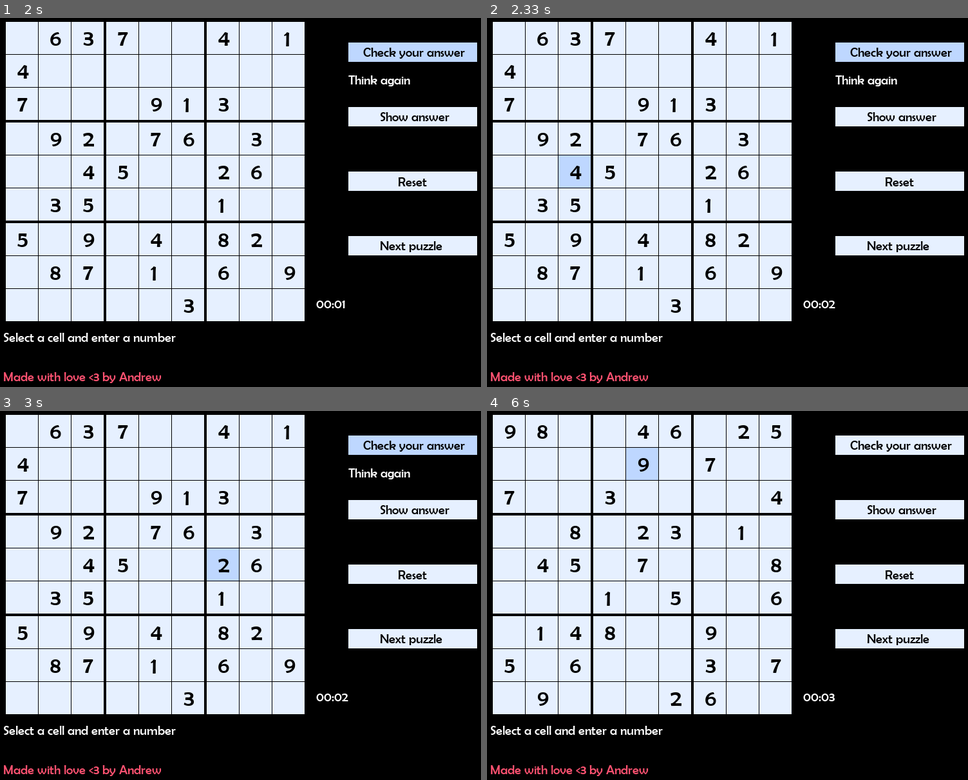
Above: before the commit, frames 1-4 (two rows, left to right).
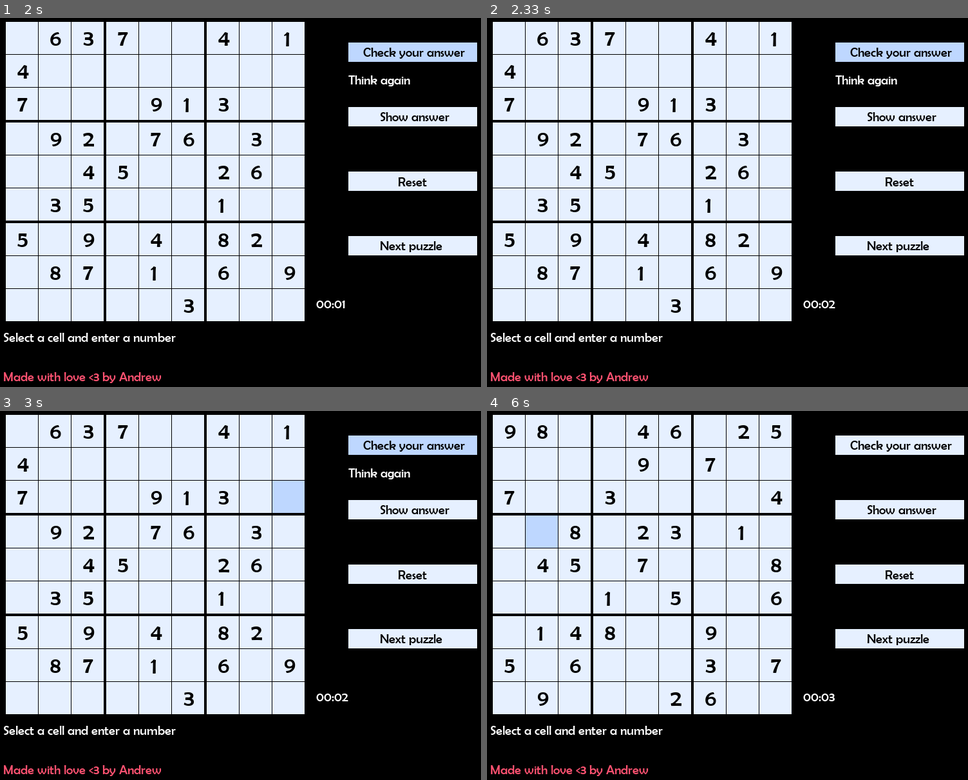
Above: after the commit, the same moments.

Repository: bafyle/Sudoku-game-using-Pygame
Game: pygame game, started from sudoku.py
The game is run twice, just before and just after one commit, with the same random seed, the same clock (stepped at 60 frames per second) and the same inputs.
Inputs (mouse positions are in pixels of both pictures, inside the frame that each line leads up to):
- Up to frame 1 (2 s): click (413, 117) at 0.38 s; click (57, 165) at 0.72 s; click (413, 246) at 1.05 s; click (413, 180) at 1.38 s; click (413, 51) at 1.72 s
- Up to frame 2 (2.33 s): click (588, 180) at 2.05 s
- Up to frame 3 (3 s): click (298, 495) at 2.38 s; click (211, 573) at 2.72 s
- Up to frame 4 (6 s): click (924, 643) at 3.05 s; click (588, 518) at 3.38 s; click (862, 595) at 3.72 s; click (631, 573) at 4.05 s; click (612, 654) at 4.38 s; click (563, 584) at 4.72 s; click (684, 506) at 5.05 s; click (544, 529) at 5.38 s; click (636, 451) at 5.72 s

Frame 1 is identical in both runs. In frame 2, 0.5% of the frame differs, in the area x 14-22%, y 37-46%; in frame 3, 1.1%, in the area x 42-64%, y 18-46%; in frame 4, 1.1%.

Commit message:
added a board class
the board class is now handling anything related to the board

Diff:
--- a/sudoku.py
+++ b/sudoku.py
@@ -11,7 +11,7 @@
           "And make sure these files are in the same directory: puzzleSolver.py, puzzles folder")
     quit(1)
 
-# cell class wich is a rectangle with some attributes
+# cell class which is a rectangle with some attributes
 class cell(object):
     def __init__(self, number: int, attributes: tuple, win: pygame.Surface):
         self.number = number
@@ -167,45 +167,42 @@
         self.closeConnection()
         # we didn't use this function since we only read from the database
 
-def initializeBoard(puzzleList: list, win: pygame.Surface) -> list:
-
-    # creating the 81 cell, each cell has
-    # the function retunrs a list of the created cells
-    newCellsList = []
-    x = 0
-    y = 0
-    for i in range(9):
-        if i % 3 == 0:
-            y += 3
-        innerList = []
-        for j in range(9):
-            if j % 3 == 0:
-                x += 3
-            c = cell(puzzleList[i][j], (x+15, y+15, 50, 50), win)
-            innerList.append(c)
-            x += 51
-        y += 51
+# board class
+class Board(object):
+    def __init__(self, puzzle: list, win: pygame.Surface):
+        self.puzzle = puzzle
+        self.cells = []
+        self.solved = False
         x = 0
-        newCellsList.append(innerList)
-    return newCellsList
-
-def refreshBoard(cellsList: list, puzzle: list) -> list:
-    # insert the numbers of the puzzle to the cells and return the new cells
-    for i in range(9):
-        for j in range(9):
-            number = puzzle[i][j]
-            cellsList[i][j].number = number
-    return cellsList
-
-
-def isFull(puzzle: list) -> bool:
-    # check if the the puzzle is full
-    for i in range(9):
-        for j in range(9):
-            if puzzle[i][j] == 0:
-                return False
-    return True
-
+        y = 0
+        for i in range(9):
+            if i % 3 == 0:
+                y += 3
+            innerList = []
+            for j in range(9):
+                if j % 3 == 0:
+                    x += 3
+                c = cell(self.puzzle[i][j], (x+15, y+15, 50, 50), win)
+                innerList.append(c)
+                x += 51
+            y += 51
+            x = 0
+            self.cells.append(innerList)
+
+    def refreshCells(self) -> list:
+        # insert the numbers of the puzzle to the cells and return the new cells
+        for i in range(9):
+            for j in range(9):
+                number = self.puzzle[i][j]
+                self.cells[i][j].number = number
+
+    def isFull(self) -> bool:
+        # check if the the puzzle is full
+        for i in range(9):
+            for j in range(9):
+                if puzzle[i][j] == 0:
+                    return False
+        return
 
 def getTimeInString(seconds: int) -> str:
     # this function takes a number of seconds and convert it
@@ -255,12 +252,10 @@
 
     # load a random puzzle
     currentPuzzleIndex = random.randint(1, 100)
-    originalPuzzle = buttons[3].onClicked(currentPuzzleIndex)
     puzzle = buttons[3].onClicked(currentPuzzleIndex)
 
     # initialize the cells
-    cells = []
-    cells = initializeBoard(puzzle, win)
+    board = Board(puzzle, win)
 
     # storing the selected cell to change its color
     selectedCell = None
@@ -275,9 +270,6 @@
     timerStart = time.time()
     renderString = "00:00"
     timer = 0
-
-    # if the user solved it then we stop the timer
-    solved = False
 
     # start the background music
     pygame.mixer.music.load("sounds/background.mp3")
@@ -305,10 +297,10 @@
             # and store its row and column number
             elif event.type == pygame.MOUSEBUTTONDOWN:
                 if pygame.mouse.get_pos() > (14, 14) and pygame.mouse.get_pos() <= (484, 484):
-                    for i, row in enumerate(cells):
+                    for i, row in enumerate(board.cells):
                         breakPoint = False
                         for j, cell in enumerate(row):
-                            if cell.rect.collidepoint(pygame.mouse.get_pos()):
+                            if cell.rect.collidepoint(pygame.mouse.get_pos()) and cell.empty:
                                 cell.select()
                                 indexOfCurrentCell = (i, j)
                                 if selectedCell is not None:
@@ -328,7 +320,7 @@
                         returnFromButton = buttons[0].onClicked(puzzle)
 
                         # notify the user if the puzzle is valid or not
-                        solved = returnFromButton
+                        board.solved = returnFromButton
                         if returnFromButton:
                             notificationString = "Your answer is correct!!"
                             # correctSound.play()
@@ -341,16 +333,15 @@
                     elif buttons[1].rect.collidepoint(pygame.mouse.get_pos()):
                         puzzle = buttons[3].onClicked(currentPuzzleIndex)
                         buttons[1].onClicked(puzzle)
-                        cells = refreshBoard(cells, puzzle)
+                        board.puzzle = puzzle
+                        board.refreshCells()
                         buttons[2].Enable = False
-                        solved = True
+                        board.solved = True
 
                     # reset button
                     elif buttons[2].rect.collidepoint(pygame.mouse.get_pos()) and buttons[2].Enable:
                         puzzle = buttons[3].onClicked(currentPuzzleIndex)
-                        originalPuzzle = buttons[3].onClicked(currentPuzzleIndex)
-                        cells = initializeBoard(puzzle, win)
-                        solved = False
+                        board = Board(puzzle, win)
 
                     # next puzzle button
                     elif buttons[3].rect.collidepoint(pygame.mouse.get_pos()):
@@ -358,13 +349,13 @@
                         while newIndex == currentPuzzleIndex:
                             newIndex = random.randint(1, 100)
                         currentPuzzleIndex = newIndex
-                        originalPuzzle = buttons[3].onClicked(newIndex)
-                        puzzle = list(originalPuzzle)
-                        cells = initializeBoard(puzzle, win)
+                        puzzle = buttons[3].onClicked(currentPuzzleIndex)
+                        board = Board(puzzle, win)
                         timer = 0
                         renderString = "00:00"
                         buttons[2].Enable = True
-                        solved = False
+                        selectedCell = None
+                        indexOfCurrentCell = ()
 
             # if the user pressed a key on the keyboard
             # and that key is 1 -> 9 numpad key and the selected cell
@@ -374,9 +365,9 @@
                     if indexOfCurrentCell != ():
                         r = indexOfCurrentCell[0]
                         c = indexOfCurrentCell[1]
-                        if cells[r][c].empty:
+                        if board.cells[r][c].empty:
                             puzzle[r][c] = event.key + 1 - pygame.K_KP1
-                            cells = refreshBoard(cells, puzzle)
+                            board.refreshCells()
 
         # change the color of the buttons if the mouse hovering
         # on the buttons
@@ -393,7 +384,7 @@
         #-----drawing section-----#
 
         #drawing cells
-        for cell in cells:
+        for cell in board.cells:
             for c in cell:
                 c.drawRect()
                 c.drawText(game_font)
@@ -416,7 +407,7 @@
 
         #drawing timer text
         timerEnd = time.time()
-        if timerEnd - timerStart >= 1 and solved == False:
+        if timerEnd - timerStart >= 1 and board.solved == False:
             timer += 1
             renderString = getTimeInString(timer)
             timerStart = time.time()
@@ -429,6 +420,7 @@
         #update the screen
         pygame.display.flip()
 
+    quit(0)
 
 # if this file is imported, don't execute
 if __name__ == "__main__":
